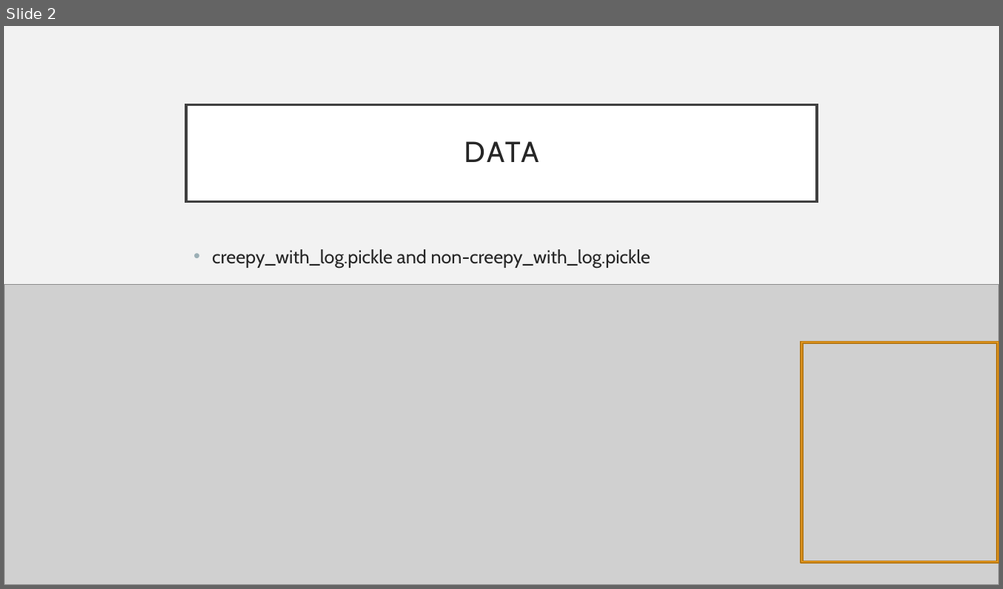
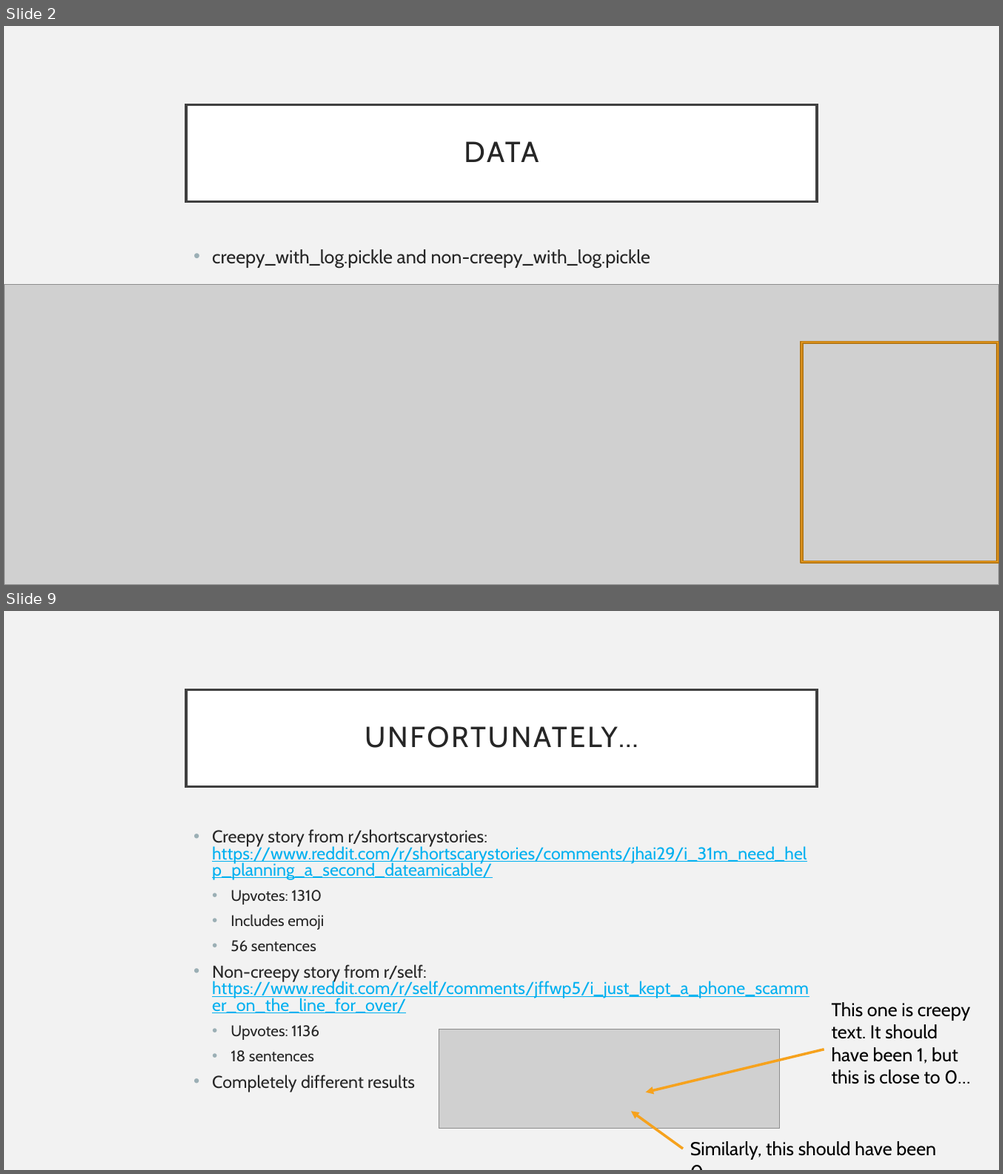
Before and after one commit to Anthonyive/Research-Mapping-Uncanny-Valley, a slide deck: Presentations/10-26-2020/10-26-2020.pptx. Shown one above the other, each under a label of ours: slide 2 before the commit, slides 2 and 9 after it; the slides between them are not shown. The pictures are 1003x589 and 1003x1174 pixels, drawn with LibreOffice and Linux fonts; fonts in the diff are those of the drawing; grey boxes stand for pictures. Boxes give left, top, right and bottom in pixels: in the first picture for what was removed or moved away, otherwise in the second. Text is boxed around its words. In the diff, an @@ line names an element or a change of style, - is before the commit and + after.

```diff
--- a/Presentations/10-26-2020/10-26-2020.pptx
+++ b/Presentations/10-26-2020/10-26-2020.pptx
@@ slide 9 added at <box>4,611,999,1170</box>, background #F2F2F2 @@
@@ title added at <box>186,689,817,786</box>, fill #FFFFFF, outline #404040 2.5 pt, 28 pt, text #262626 @@
+UNFORTUNATELY…
@@ text added at <box>212,829,808,1093</box>, 16.6 pt, text #00B0F0, underline @@
+• Creepy story from r/shortscarystories: https://www.reddit.com/r/shortscarystories/comments/jhai29/i_31m_need_help_planning_a_second_dateamicable/
+  • Upvotes: 1310
+  • Includes emoji
+  • 56 sentences
+• Non-creepy story from r/self: https://www.reddit.com/r/self/comments/jffwp5/i_just_kept_a_phone_scammer_on_the_line_for_over/
+  • Upvotes: 1136
+  • 18 sentences
+• Completely different results
@@ text added at <box>831,1002,970,1085</box>, 18 pt, text #000000 @@
+This one is creepy text. It should have been 1, but this is close to 0…
@@ picture added at <box>439,1030,780,1129</box> @@
@@ arrow added from (824, 1050) to (646, 1093), #F6A21D 2.5 pt @@
@@ arrow added from (683, 1149) to (631, 1112), #F6A21D 2.5 pt @@
@@ text added at <box>690,1142,936,1160</box>, 18 pt, text #000000 @@
+Similarly, this should have been 0
```
Also in this commit, not shown: 2 slides changed, 4 other slides added, 22 other files.
